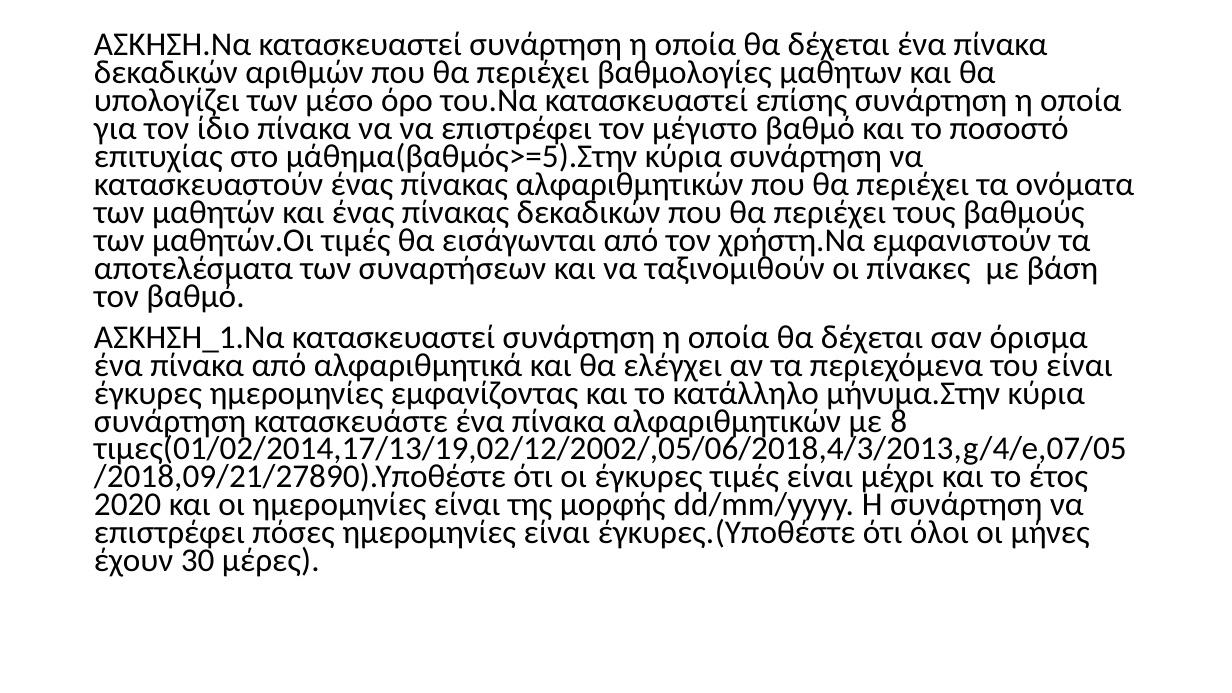
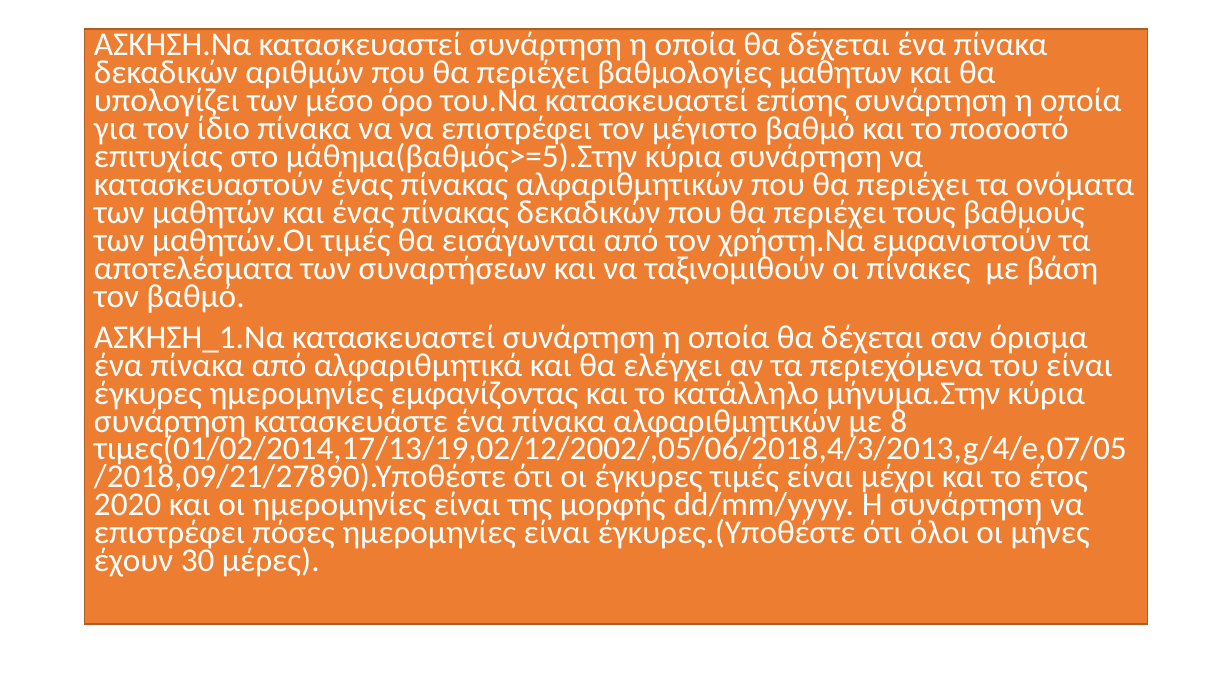
Before and after one commit to vasnastos/PROGRAMMING_TO_C, a slide deck: slide 2 of EXERCISES/exercise-.pptx. Drawn at 1232x693 pixels with LibreOffice and Linux fonts; fonts in the diff are those of the drawing. Boxes give left, top, right and bottom in pixels: in the first picture for what was removed or moved away, otherwise in the second. Text is boxed around its words. In the diff, an @@ line names an element or a change of style, - is before the commit and + after.

```diff
--- a/EXERCISES/exercise-.pptx
+++ b/EXERCISES/exercise-.pptx
@@ text "ΑΣΚΗΣΗ.Να κατασκευαστεί συνάρτηση η οποία ...": place and size @@
-text "ΑΣΚΗΣΗ.Να κατασκευαστεί συνάρτηση η οποία ..." at [94, 31, 1135, 577]
+text "ΑΣΚΗΣΗ.Να κατασκευαστεί συνάρτηση η οποία ..." at [85, 29, 1148, 624]
@@ text "ΑΣΚΗΣΗ.Να κατασκευαστεί συνάρτηση η οποία ..." at [85, 29, 1148, 624]: text colour #000000 to #FFFFFF; fill none to #ED7D31; outline none to #AF5C24 1 pt @@
```
Also in this commit, not shown: 2 other slides changed, 10 other files.
